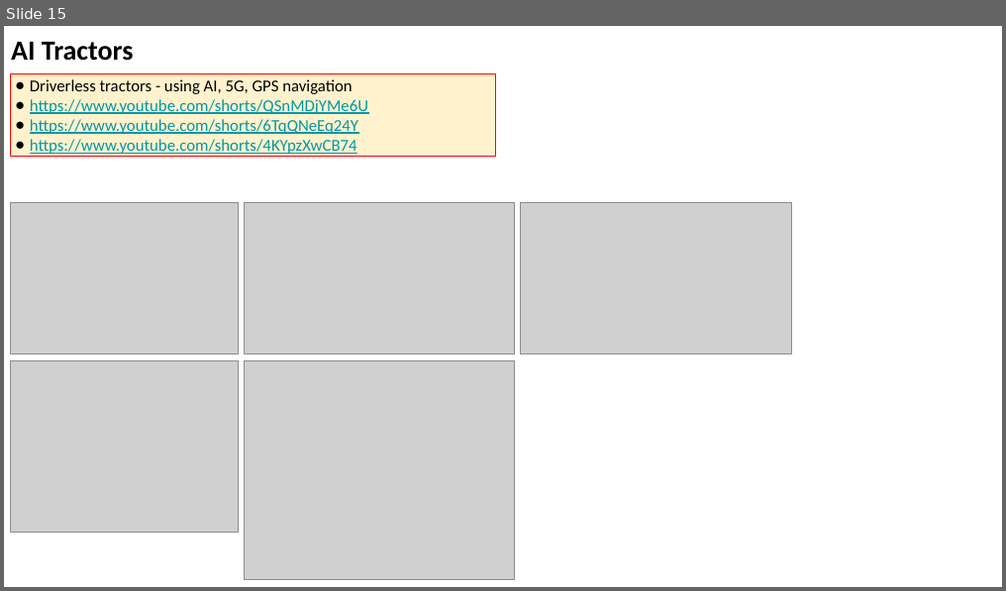
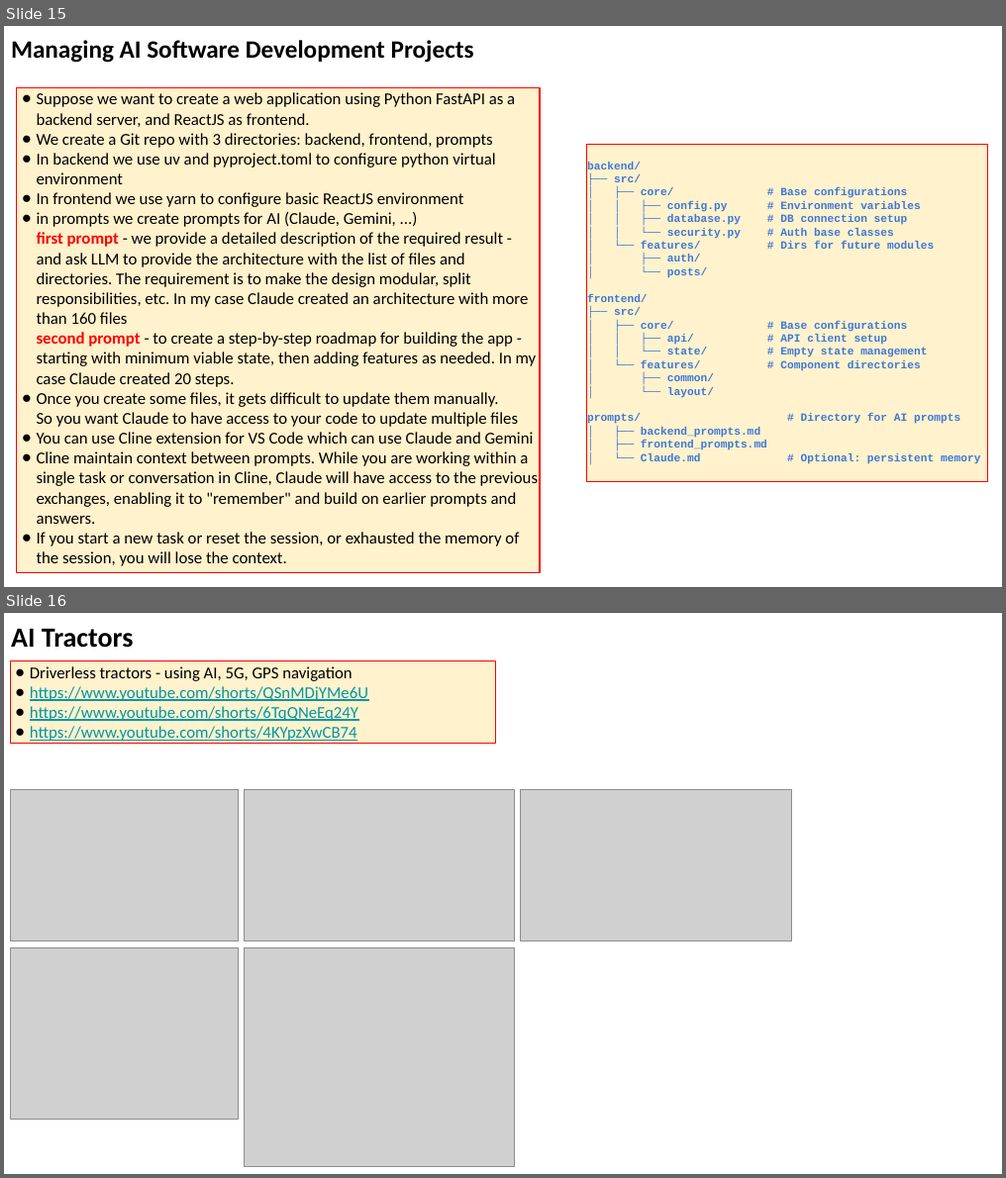
Before and after one commit to lselector/seminar, a slide deck: 2025/2025-05-30-AI-Updates.pptx. Shown one above the other, each under a label of ours: slide 15 before the commit, slides 15 and 16 after it. The pictures are 1006x591 and 1006x1178 pixels, drawn with LibreOffice and Linux fonts; fonts in the diff are those of the drawing; grey boxes stand for pictures. Boxes give left, top, right and bottom in pixels: in the first picture for what was removed or moved away, otherwise in the second. Text is boxed around its words. In the diff, an @@ line names an element or a change of style, - is before the commit and + after.

```diff
--- a/2025/2025-05-30-AI-Updates.pptx
+++ b/2025/2025-05-30-AI-Updates.pptx
@@ slide 15 added at (4, 26, 1002, 587), background #FFFFFF @@
@@ text added at (11, 40, 474, 63), 18 pt, text #000000, bold @@
+Managing AI Software Development Projects
@@ rectangle added at (17, 87, 540, 573), fill #FFF2CC, outline #FF0000 0.75 pt, 12 pt, text #000000 @@
+● Suppose we want to create a web application using Python FastAPI as a backend server, and ReactJS as frontend.
+● We create a Git repo with 3 directories: backend, frontend, prompts
+● In backend we use uv and pyproject.toml to configure python virtual environment
+● In frontend we use yarn to configure basic ReactJS environment
+● in prompts we create prompts for AI (Claude, Gemini, ...)
+  first prompt - we provide a detailed description of the required result - and ask LLM to provide the architecture with the list of files and directories. The requirement is to make the design modular, split responsibilities, etc. In my case Claude created an architecture with more than 160 files
+  second prompt - to create a step-by-step roadmap for building the app - starting with minimum viable state, then adding features as needed. In my case Claude created 20 steps.
+● Once you create some files, it gets difficult to update them manually.
+  So you want Claude to have access to your code to update multiple files
+● You can use Cline extension for VS Code which can use Claude and Gemini
+● Cline maintain context between prompts. While you are working within a single task or conversation in Cline, Claude will have access to the previous exchanges, enabling it to "remember" and build on earlier prompts and answers.
+● If you start a new task or reset the session, or exhausted the memory of the session, you will lose the context.
@@ rectangle added at (586, 145, 987, 483), fill #FFF2CC, outline #FF0000 0.75 pt, 8 pt, text #3C78D8, bold @@
+backend/
+├── src/
+│ ├── core/ # Base configurations
+│ │ ├── config.py # Environment variables
+│ │ ├── database.py # DB connection setup
+│ │ └── security.py # Auth base classes
+│ └── features/ # Dirs for future modules
+│ ├── auth/
+│ └── posts/
+frontend/
+├── src/
+│ ├── core/ # Base configurations
+│ │ ├── api/ # API client setup
+│ │ └── state/ # Empty state management
+│ └── features/ # Component directories
+│ ├── common/
+│ └── layout/
+prompts/ # Directory for AI prompts
+│ ├── backend_prompts.md
+│ ├── frontend_prompts.md
+│ └── Claude.md # Optional: persistent memory
@@ what was slide 15 is now slide 16 @@
```
Also in this commit, not shown: 10 slides changed, 1 other slide added, 1 slide removed.
